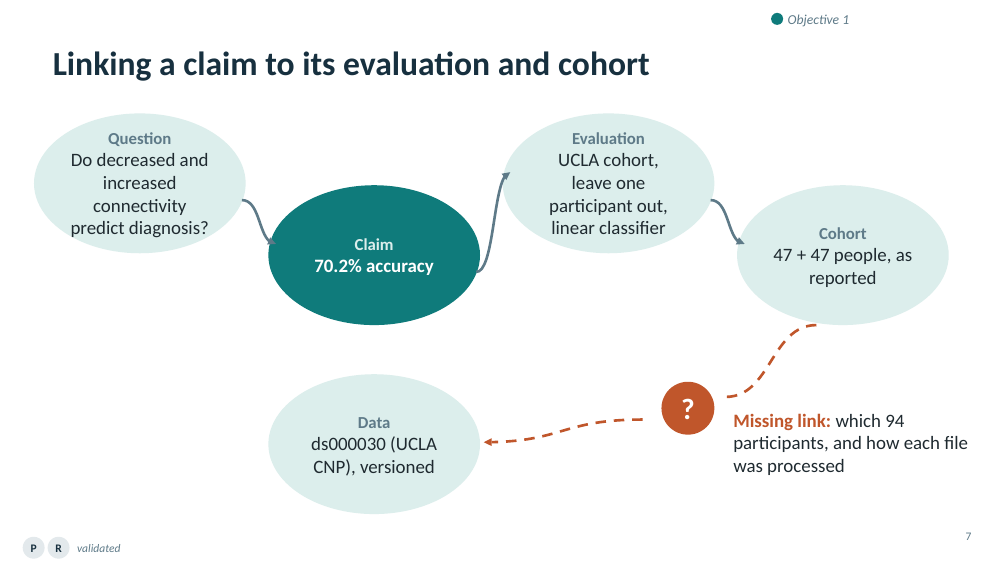
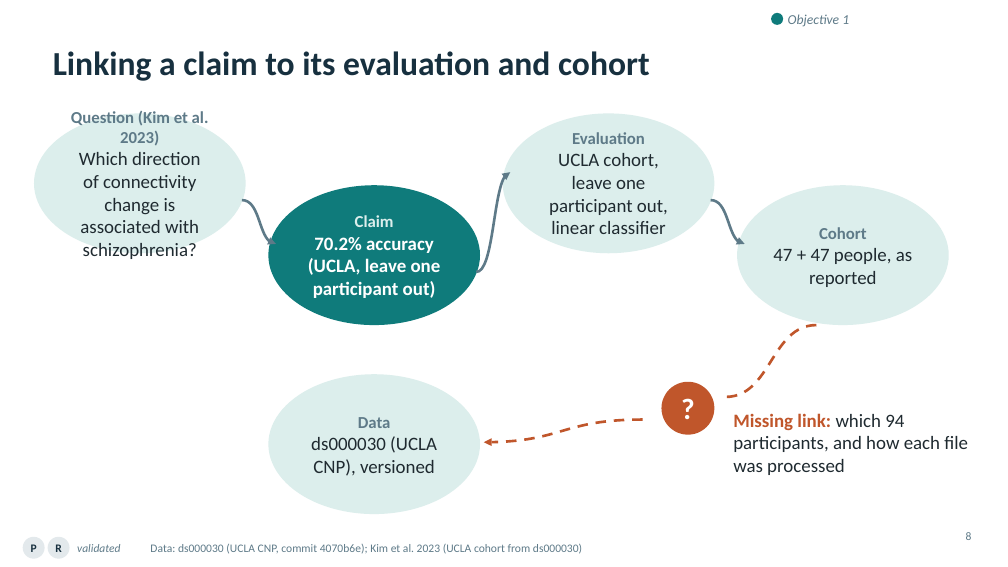
Before and after one commit to ReproNim/llm-workshop-kg, a slide deck: slide 8 of slides/Knowledge_Graphs_Skills_Neuroimaging_v4.pptx (slide 7 before the commit). Drawn at 1008x567 pixels with LibreOffice and Linux fonts; fonts in the diff are those of the drawing. Boxes give left, top, right and bottom in pixels: in the first picture for what was removed or moved away, otherwise in the second. Text is boxed around its words. In the diff, an @@ line names an element or a change of style, - is before the commit and + after.

```diff
--- a/slides/Knowledge_Graphs_Skills_Neuroimaging_v4.pptx
+++ b/slides/Knowledge_Graphs_Skills_Neuroimaging_v4.pptx
@@ text in ellipse at bbox=[71, 111, 209, 259]: text changed @@
-Question
-Do decreased and increased connectivity predict diagnosis?
+Question (Kim et al. 2023)
+Which direction of connectivity change is associated with schizophrenia?
@@ text in ellipse at bbox=[308, 237, 441, 298]: text changed @@
-70.2% accuracy
+70.2% accuracy (UCLA, leave one participant out)
@@ page number at bbox=[966, 532, 972, 540]: text changed @@
-7
+8
@@ text added at bbox=[150, 544, 582, 554], 11 pt, text #5E7A88 @@
+Data: ds000030 (UCLA CNP, commit 4070b6e); Kim et al. 2023 (UCLA cohort from ds000030)
```
Also in this commit, not shown: 53 other slides changed, 2 slides added, 2 slides removed, 1 other file.
